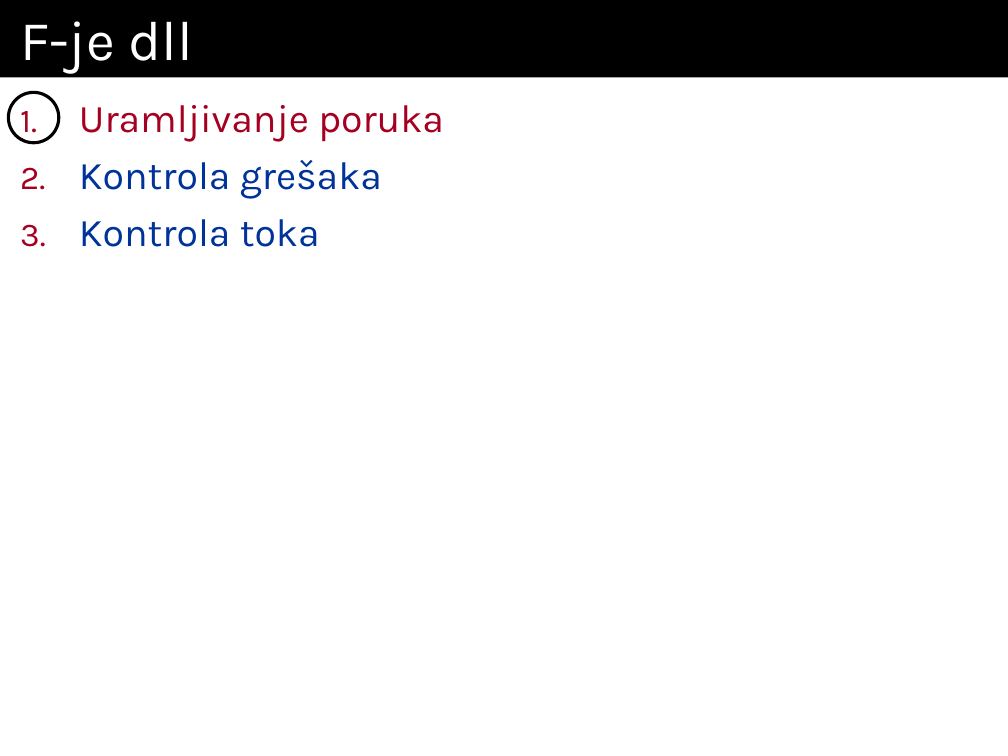
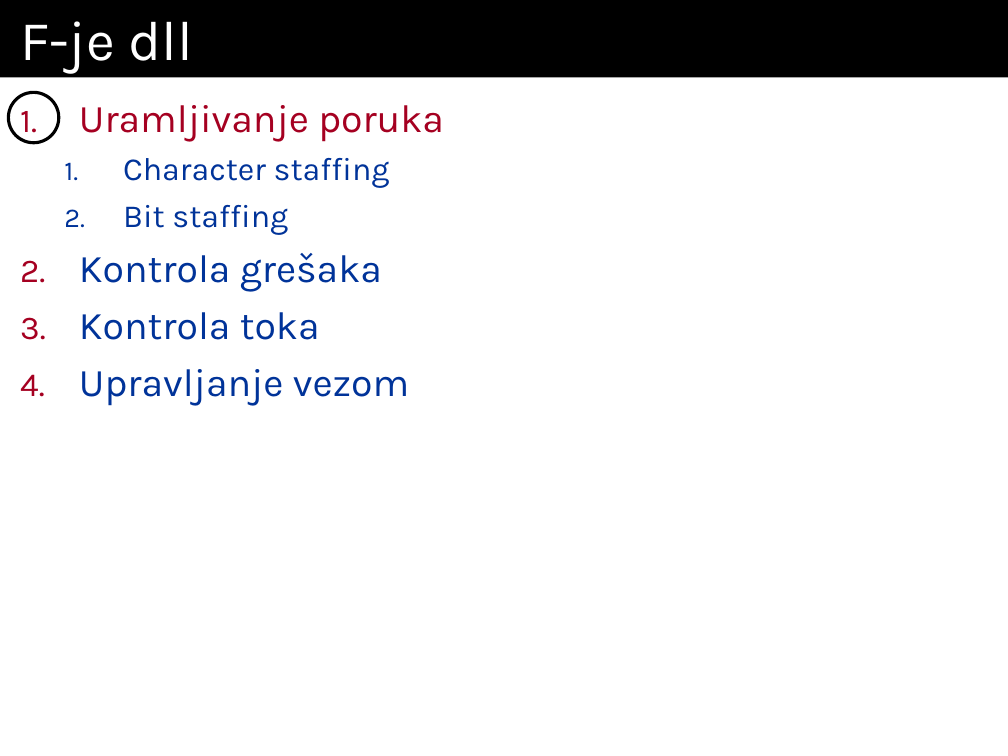
Before and after one commit to Dw1GHTY/TransferRepo, a slide deck: slide 7 of RM/Predavanja/P2_RM-dll_1.ppt. Drawn at 1008x756 pixels with LibreOffice and Linux fonts; fonts in the diff are those of the drawing. Boxes give left, top, right and bottom in pixels: in the first picture for what was removed or moved away, otherwise in the second. Text is boxed around its words. In the diff, an @@ line names an element or a change of style, - is before the commit and + after.

```diff
--- a/RM/Predavanja/P2_RM-dll_1.ppt
+++ b/RM/Predavanja/P2_RM-dll_1.ppt
@@ text at (x1=123, y1=158, x2=390, y2=235): paragraphs added @@
+  1. Character staffing
+  2. Bit staffing
@@ text at (x1=79, y1=369, x2=409, y2=406): paragraph added @@
+4. Upravljanje vezom
```
Also in this commit, not shown: 2 other slides changed, 15 other files.
